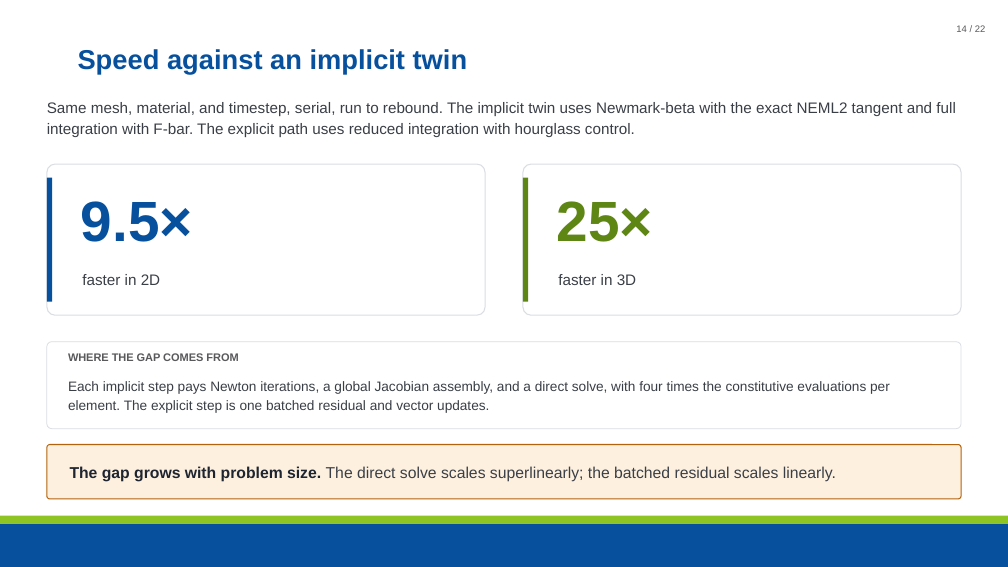
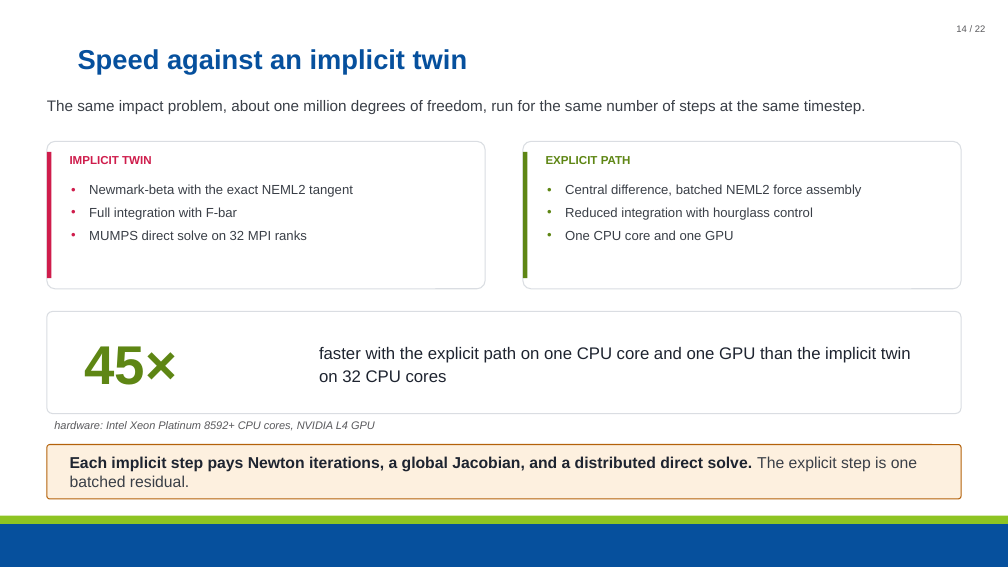
Before and after one commit to maxnezdyur/marlin, a slide deck: slide 14 of examples/impact/slide_assets/WCCM_NEML2_explicit_dynamics_v2.pptx. Drawn at 1008x567 pixels with LibreOffice and Linux fonts; fonts in the diff are those of the drawing; background and template pictures are left out. Boxes give left, top, right and bottom in pixels: in the first picture for what was removed or moved away, otherwise in the second. Text is boxed around its words. In the diff, an @@ line names an element or a change of style, - is before the commit and + after.

Commit message:
slides: speed slide from cluster results - implicit 32 ranks vs explicit on one GPU, 45x

```diff
--- a/examples/impact/slide_assets/WCCM_NEML2_explicit_dynamics_v2.pptx
+++ b/examples/impact/slide_assets/WCCM_NEML2_explicit_dynamics_v2.pptx
@@ text removed at bbox=[47, 102, 955, 137] @@
-Same mesh, material, and timestep, serial, run to rebound. The implicit twin uses Newmark-beta with the exact NEML2 tangent and full integration with F-bar. The explicit path uses reduced integration with hourglass control.
@@ text added at bbox=[47, 100, 866, 114], 14.5 pt, text #3A3F47 @@
+The same impact problem, about one million degrees of freedom, run for the same number of steps at the same timestep.
@@ 2 rounded rectangles, 2 rectangles: place and size @@
-2 rounded rectangles, 2 rectangles at bbox=[47, 164, 962, 315]
+2 rounded rectangles, 2 rectangles at bbox=[47, 141, 962, 289]
@@ rectangle at bbox=[47, 152, 51, 278]: fill #06509D to #CF1D4C @@
@@ text added at bbox=[70, 156, 152, 164], 11 pt, text #CF1D4C, bold @@
+IMPLICIT TWIN
@@ text added at bbox=[546, 156, 631, 164], 11 pt, text #5E8614, bold @@
+EXPLICIT PATH
@@ text removed at bbox=[81, 201, 193, 242] @@
-9.5×
@@ text added at bbox=[89, 184, 353, 240], 12.5 pt, text #3A3F47 @@
+• Newmark-beta with the exact NEML2 tangent
+• Full integration with F-bar
+• MUMPS direct solve on 32 MPI ranks
@@ text removed at bbox=[557, 201, 653, 242] @@
-25×
@@ text added at bbox=[565, 184, 861, 240], 12.5 pt, text #3A3F47 @@
+• Central difference, batched NEML2 force assembly
+• Reduced integration with hourglass control
+• One CPU core and one GPU
@@ text removed at bbox=[82, 274, 160, 285] @@
-faster in 2D
@@ text removed at bbox=[558, 274, 636, 285] @@
-faster in 3D
@@ rounded rectangle: place and size @@
-rounded rectangle at bbox=[47, 342, 961, 429]
+rounded rectangle at bbox=[47, 312, 961, 414]
@@ rounded rectangle at bbox=[47, 312, 961, 414]: outline #DADDE2 0.75 pt to #DADDE2 1 pt @@
@@ text removed at bbox=[68, 353, 238, 361] @@
-WHERE THE GAP COMES FROM
@@ text added at bbox=[85, 346, 177, 385], 52 pt, text #5E8614, bold @@
+45×
@@ text added at bbox=[319, 347, 911, 382], 16 pt, text #1E2430 @@
+faster with the explicit path on one CPU core and one GPU than the implicit twin on 32 CPU cores
@@ text added at bbox=[54, 421, 375, 430], 10.5 pt, text #59595C, italic @@
+hardware: Intel Xeon Platinum 8592+ CPU cores, NVIDIA L4 GPU
@@ text "Each implicit step pays Newton ..." at bbox=[70, 456, 917, 487]: vertical alignment top to middle @@
@@ text at bbox=[70, 456, 917, 487]: text changed; size 13 to 15 pt; text colour #3A3F47 to #1E2430; bold on @@
-Each implicit step pays Newton iterations, a global Jacobian assembly, and a direct solve, with four times the constitutive evaluations per element. The explicit step is one batched residual and vector updates.
+Each implicit step pays Newton iterations, a global Jacobian, and a distributed direct solve. The explicit step is one batched residual.
@@ text removed at bbox=[70, 466, 836, 482] @@
-The gap grows with problem size. The direct solve scales superlinearly; the batched residual scales linearly.
```
Also in this commit, not shown: 1 other file.
